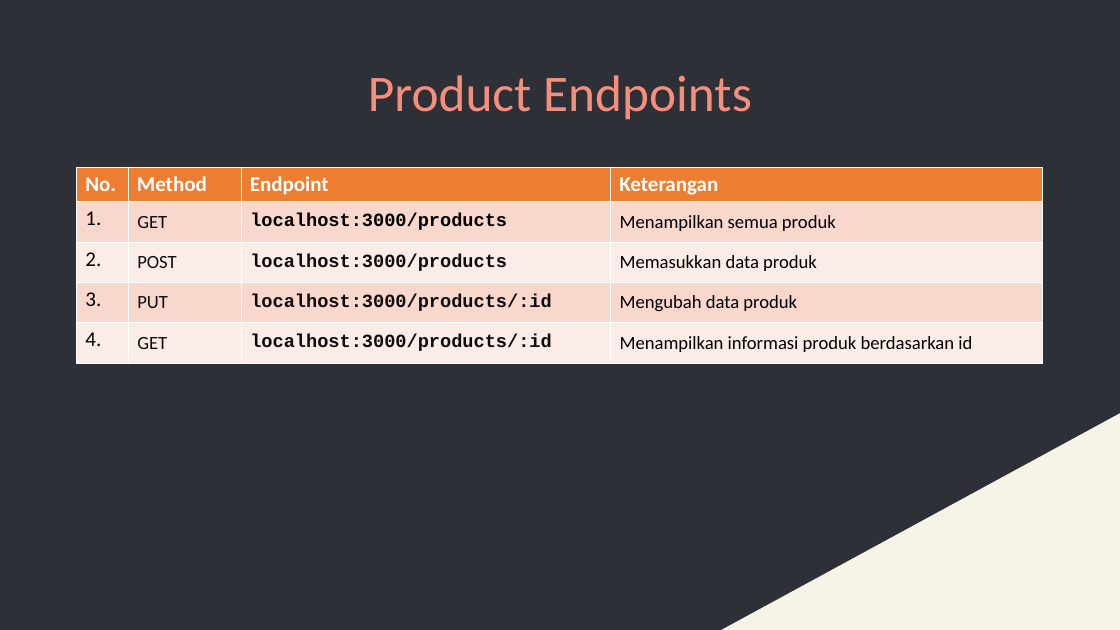
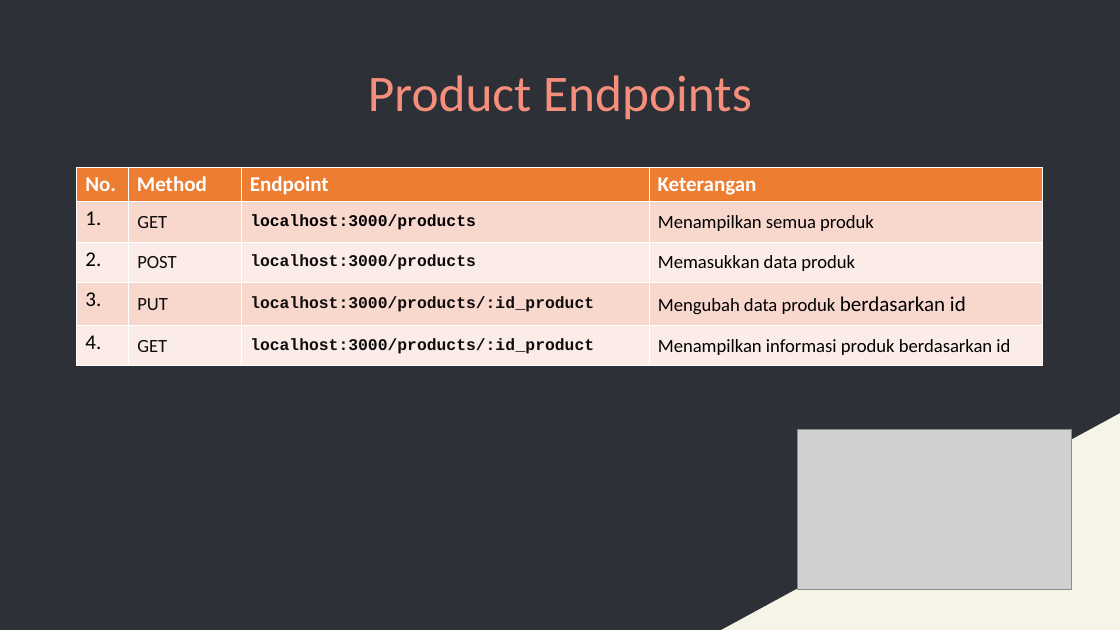
Before and after one commit to fathurdanu/l-note, a slide deck: slide 8 of l-note.pptx. Drawn at 1120x630 pixels with LibreOffice and Linux fonts; fonts in the diff are those of the drawing; grey boxes stand for pictures. Boxes give left, top, right and bottom in pixels: in the first picture for what was removed or moved away, otherwise in the second. Text is boxed around its words. In the diff, an @@ line names an element or a change of style, - is before the commit and + after.

Commit message:
update search, remove products at homepage, update form at add and edit product page

```diff
--- a/l-note.pptx
+++ b/l-note.pptx
@@ table at box(77, 168, 1044, 365) @@
-row 4, column 3: localhost:3000/products/:id
+row 4, column 3: localhost:3000/products/:id_product
-row 4, column 4: Mengubah data produk
+row 4, column 4: Mengubah data produk berdasarkan id
-row 5, column 3: localhost:3000/products/:id
+row 5, column 3: localhost:3000/products/:id_product
@@ size 16 to 14 pt in "localhost:3000/products", "localhost:3000/products" @@
@@ picture added at box(798, 429, 1072, 589) @@
```
Also in this commit, not shown: 6 other slides changed, 5 other files.
